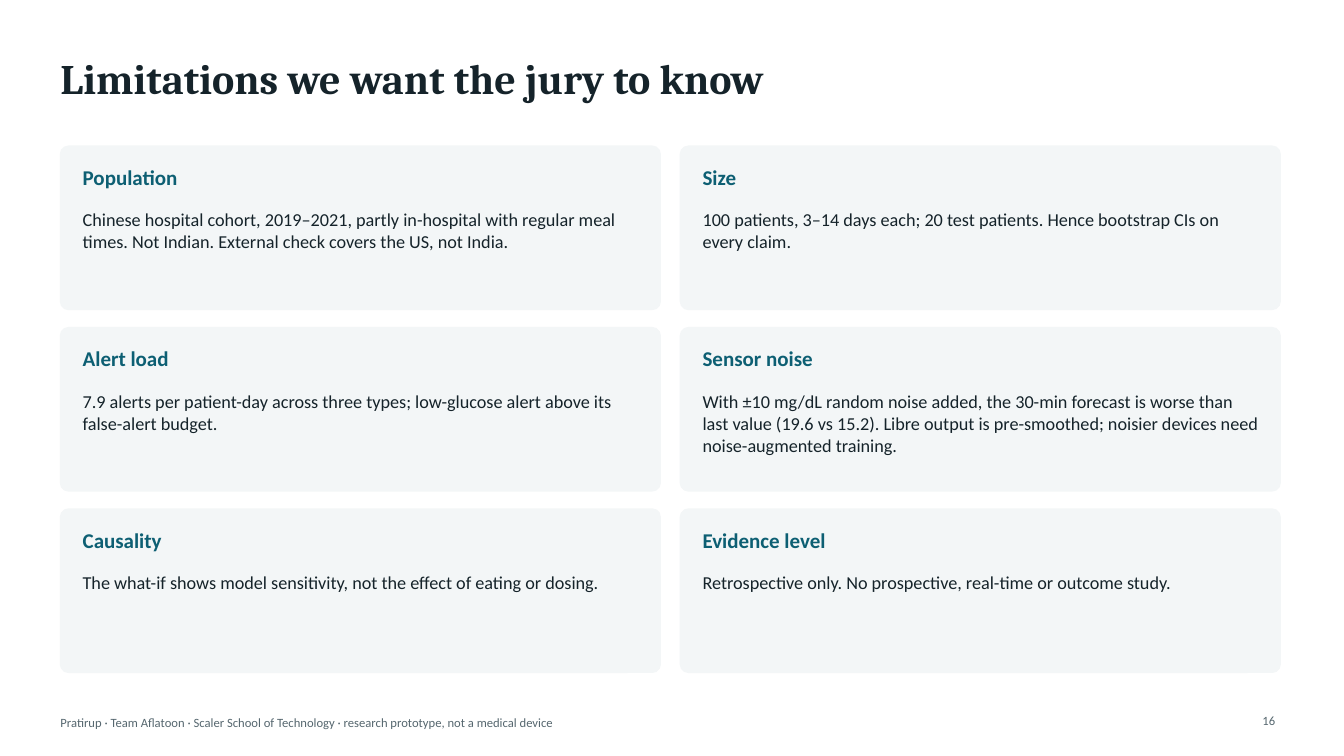
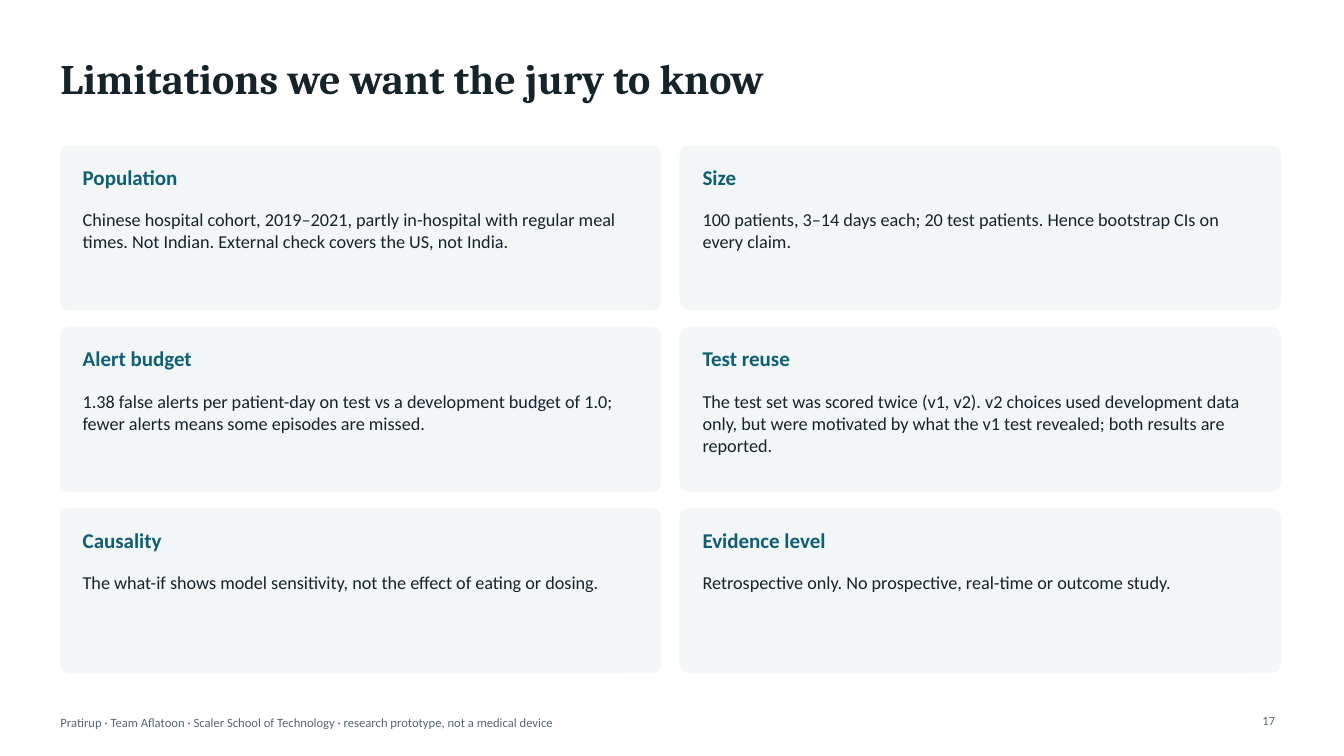
Before and after one commit to Spiritsfuse/pratirup, a slide deck: slide 17 of docs/Pratirup_Presentation.pptx (slide 16 before the commit). Drawn at 1344x756 pixels with LibreOffice and Linux fonts; fonts in the diff are those of the drawing. Boxes give left, top, right and bottom in pixels: in the first picture for what was removed or moved away, otherwise in the second. Text is boxed around its words. In the diff, an @@ line names an element or a change of style, - is before the commit and + after.

Commit message:
feat(web): v2 UI with AGP report, consolidated alerts, evidence for v1 to v2
- AGP tab: the consensus ambulatory glucose profile (percentile bands by
  time of day, time in ranges against targets, GMI, CV, GRI, data
  sufficiency).
- Consolidated alerts: worklist badges and the patient alert banner. Risk
  rows show the policy thresholds for <70 and >250; >180 is labelled a
  ranking signal.
- Twin state now shows signal noise. A "model v2" chip.
- Evidence page covers v1 to v2, the alert policy, the Chronos-Bolt
  comparison, the per-patient spread, the new robustness tests and the
  dev noise experiment.
- Route and tab code-splitting cut the initial JS to about 206 kB.

API: per-kind risk thresholds now follow the alert policy, and the v1
false-alert rate is reported in the version comparison. The deck, README
screenshots and figures are refreshed for v2.

```diff
--- a/docs/Pratirup_Presentation.pptx
+++ b/docs/Pratirup_Presentation.pptx
@@ text at [83, 351, 192, 370]: text changed @@
-Alert load
+Alert budget
@@ text at [703, 352, 790, 366]: text changed @@
-Sensor noise
+Test reuse
@@ text at [83, 395, 612, 433]: text changed @@
-7.9 alerts per patient-day across three types; low-glucose alert above its false-alert budget.
+1.38 false alerts per patient-day on test vs a development budget of 1.0; fewer alerts means some episodes are missed.
@@ text at [703, 395, 1240, 455]: text changed @@
-With ±10 mg/dL random noise added, the 30-min forecast is worse than last value (19.6 vs 15.2). Libre output is pre-smoothed; noisier devices need noise-augmented training.
+The test set was scored twice (v1, v2). v2 choices used development data only, but were motivated by what the v1 test revealed; both results are reported.
@@ page number at [1262, 717, 1275, 725]: text changed @@
-16
+17
```
Also in this commit, not shown: 6 other slides changed, 2 slides added, 1 slide removed, 40 other files.
